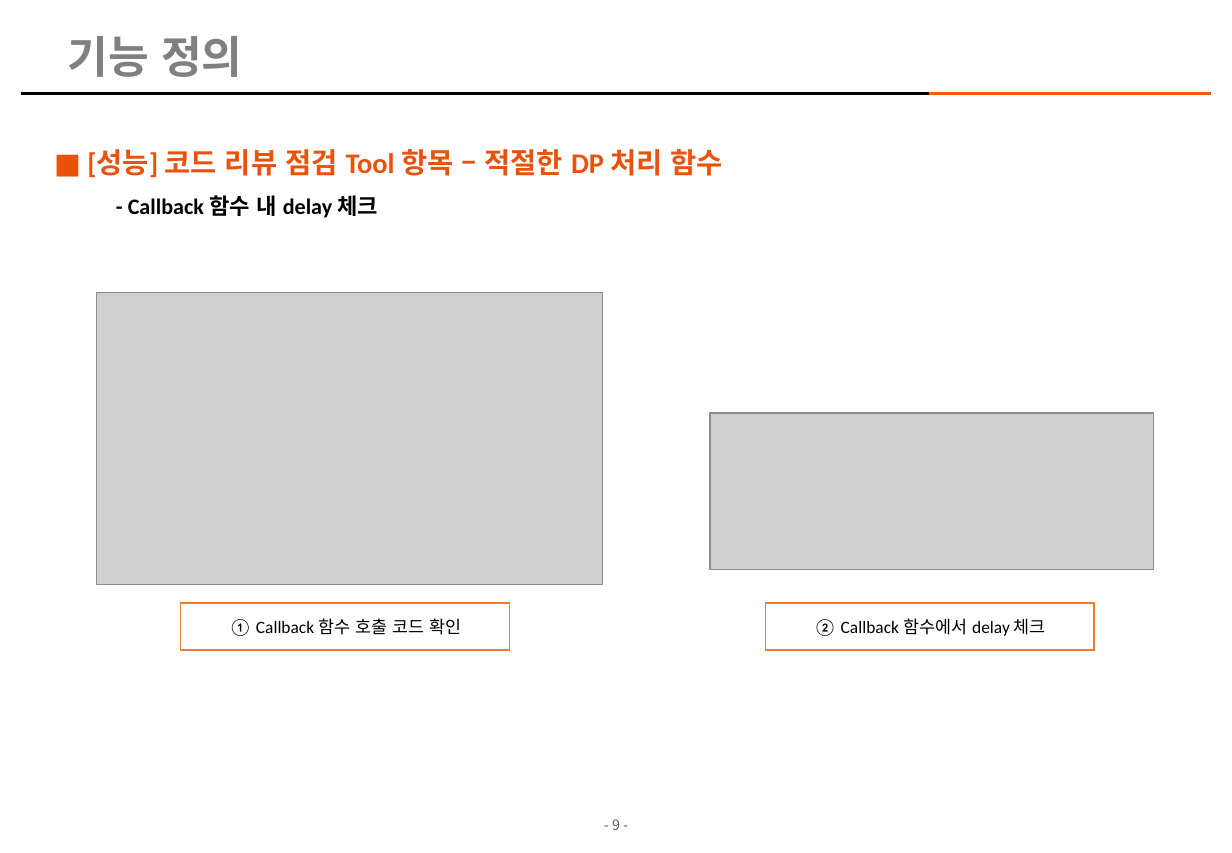
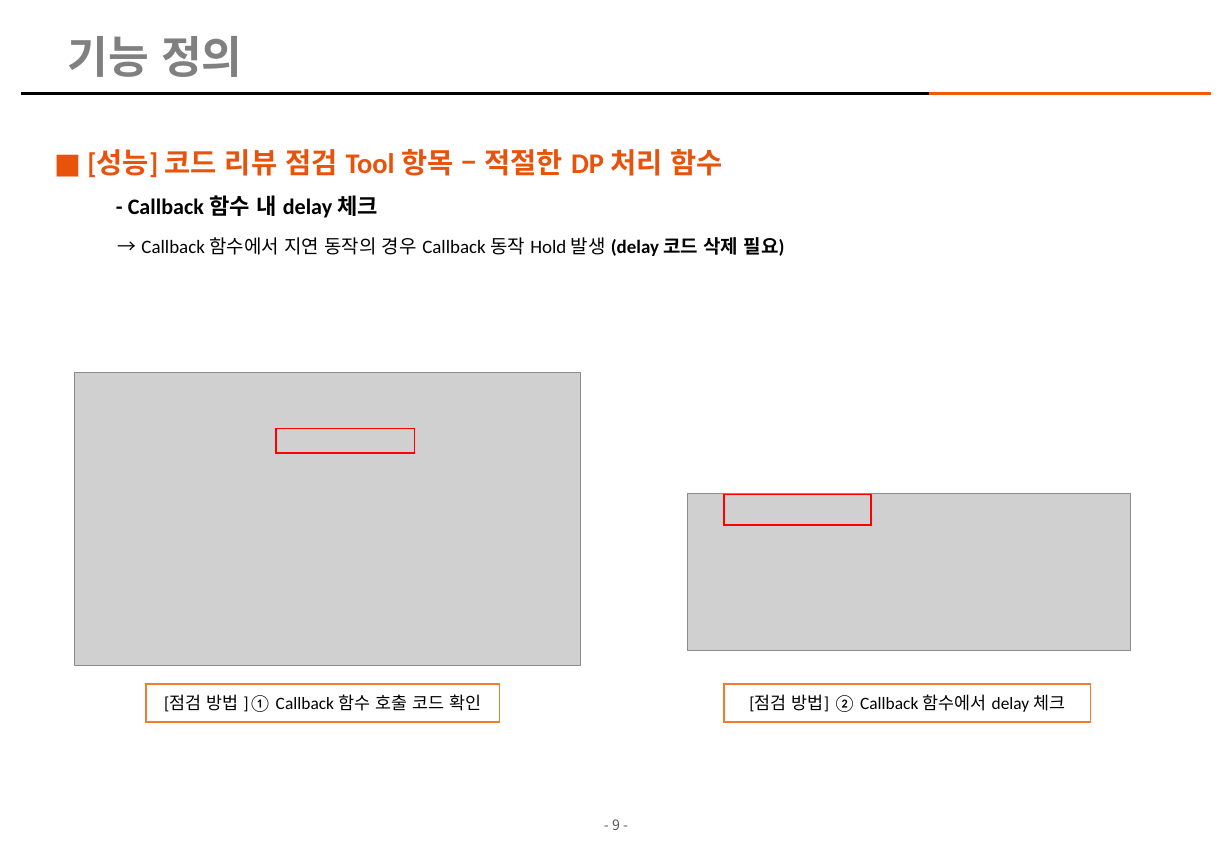
Before and after one commit to kimhopepa/PythonPjt, a slide deck: slide 9 of CodeReviewTool/doc/CodeReview_점검_Tool_개발계획서_rev07.pptx. Drawn at 1232x853 pixels with LibreOffice and Linux fonts; fonts in the diff are those of the drawing; grey boxes stand for pictures; background and template pictures are left out. Boxes give left, top, right and bottom in pixels: in the first picture for what was removed or moved away, otherwise in the second. Text is boxed around its words. In the diff, an @@ line names an element or a change of style, - is before the commit and + after.

```diff
--- a/CodeReviewTool/doc/CodeReview_점검_Tool_개발계획서_rev07.pptx
+++ b/CodeReviewTool/doc/CodeReview_점검_Tool_개발계획서_rev07.pptx
@@ text at box(128, 195, 785, 256): text changed; size 14 to 12 pt; bold off @@
-      - Callback 함수 내 delay 체크
+      - Callback 함수 내 delay 체크
+      → Callback 함수에서 지연 동작의 경우 Callback 동작 Hold 발생 (delay 코드 삭제 필요)
@@ picture: place and size @@
-picture at box(97, 292, 603, 585)
+picture at box(74, 373, 580, 665)
@@ rectangle added at box(276, 429, 415, 454), outline #FF0000 1 pt @@
@@ picture: place and size @@
-picture at box(710, 413, 1154, 570)
+picture at box(688, 494, 1132, 651)
@@ rectangle added at box(725, 495, 871, 526), outline #FF0000 1 pt @@
@@ rectangle "[점검 방법 ]① Callback 함수 ...": place and size @@
-rectangle "[점검 방법 ]① Callback 함수 ..." at box(181, 603, 510, 650)
+rectangle "[점검 방법 ]① Callback 함수 ..." at box(146, 684, 499, 722)
@@ rectangle "[점검 방법] ② Callback 함수에서 ...": place and size @@
-rectangle "[점검 방법] ② Callback 함수에서 ..." at box(766, 603, 1094, 650)
+rectangle "[점검 방법] ② Callback 함수에서 ..." at box(725, 684, 1091, 722)
@@ text in rectangle at box(164, 694, 481, 712): text changed @@
-① Callback 함수 호출 코드 확인
+[점검 방법 ]① Callback 함수 호출 코드 확인
@@ text in rectangle at box(749, 694, 1065, 712): text changed @@
-② Callback 함수에서 delay 체크
+[점검 방법] ② Callback 함수에서 delay 체크
```
Also in this commit, not shown: 10 other slides changed, 2 other files.
